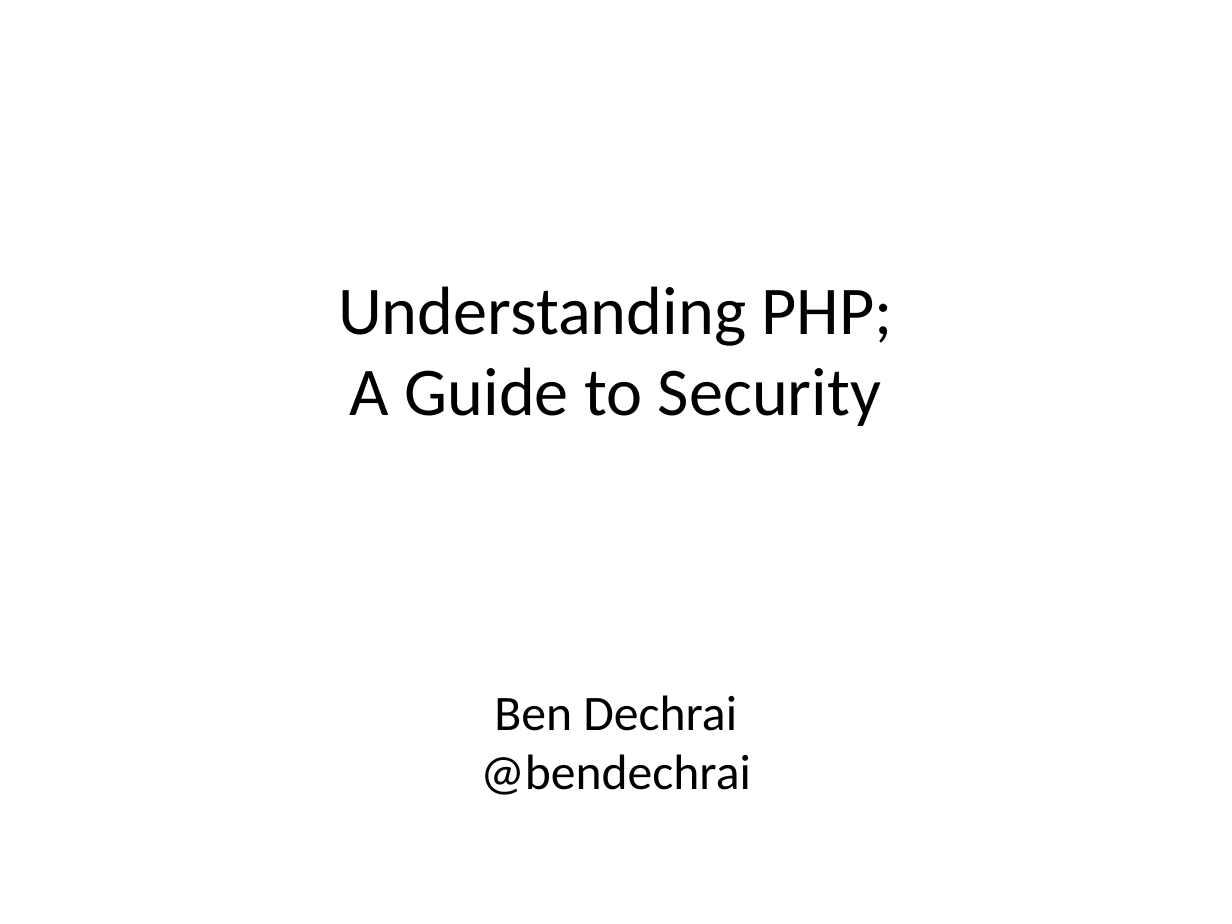
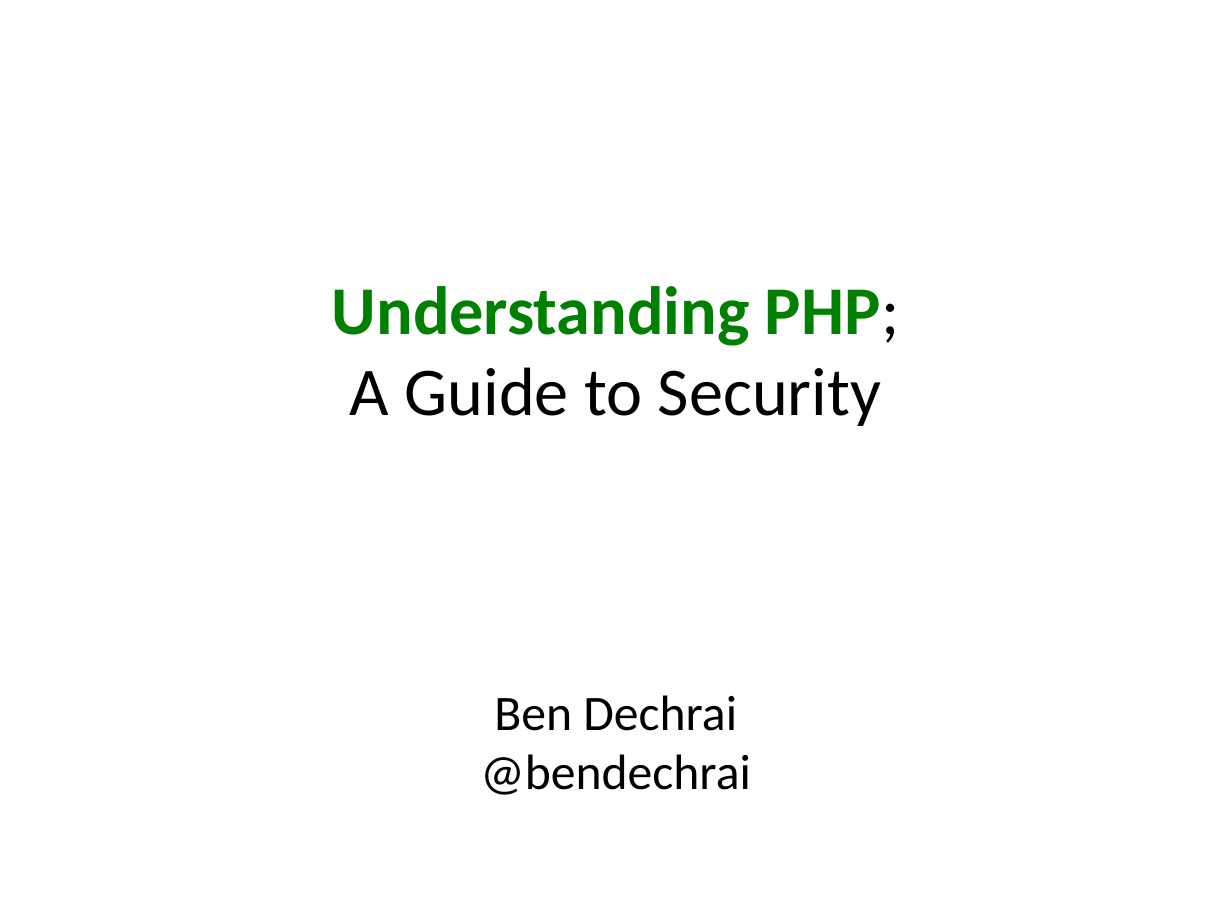
Before and after one commit to bendechrai/preso-understanding-php, a slide deck: slide 1 of Understanding PHP; a Guide to Security.odp. Drawn at 1232x924 pixels with LibreOffice and Linux fonts; fonts in the diff are those of the drawing. Boxes give left, top, right and bottom in pixels: in the first picture for what was removed or moved away, otherwise in the second. Text is boxed around its words. In the diff, an @@ line names an element or a change of style, - is before the commit and + after.

```diff
--- a/Understanding PHP; a Guide to Security.odp
+++ b/Understanding PHP; a Guide to Security.odp
@@ title "Understanding PHP; A Guide to ..." at bbox=[332, 286, 900, 426]: text colour #000000 to #008000, bold on in "Understanding PHP;" @@
```
Also in this commit, not shown: 4 other slides changed.
